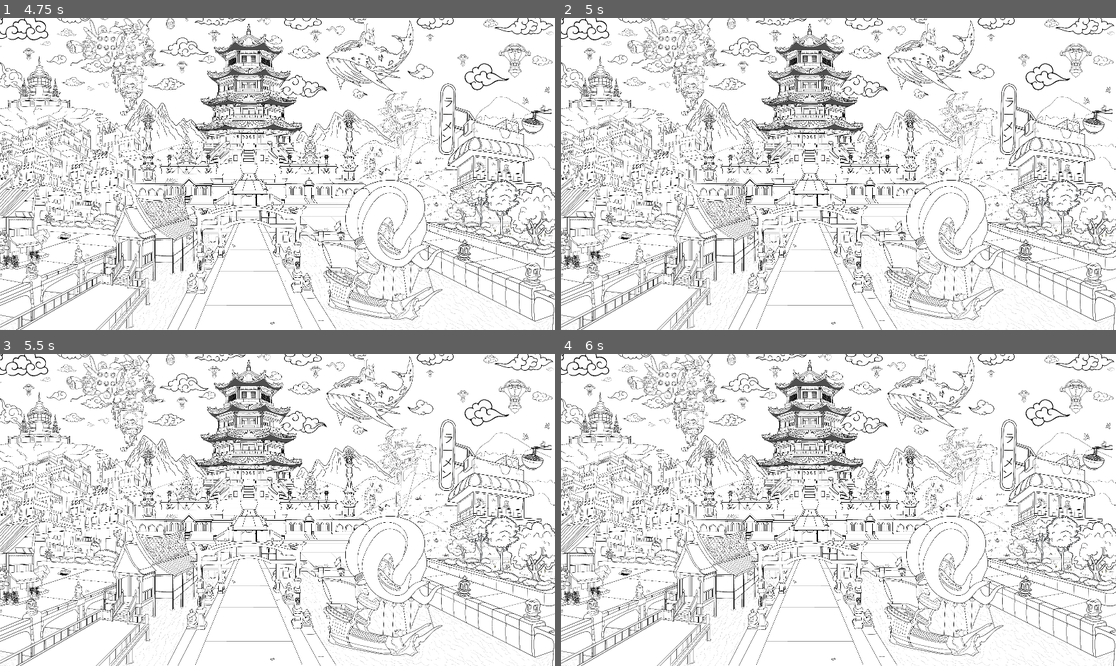
Above: before the commit, frames 1-4 (two rows, left to right).
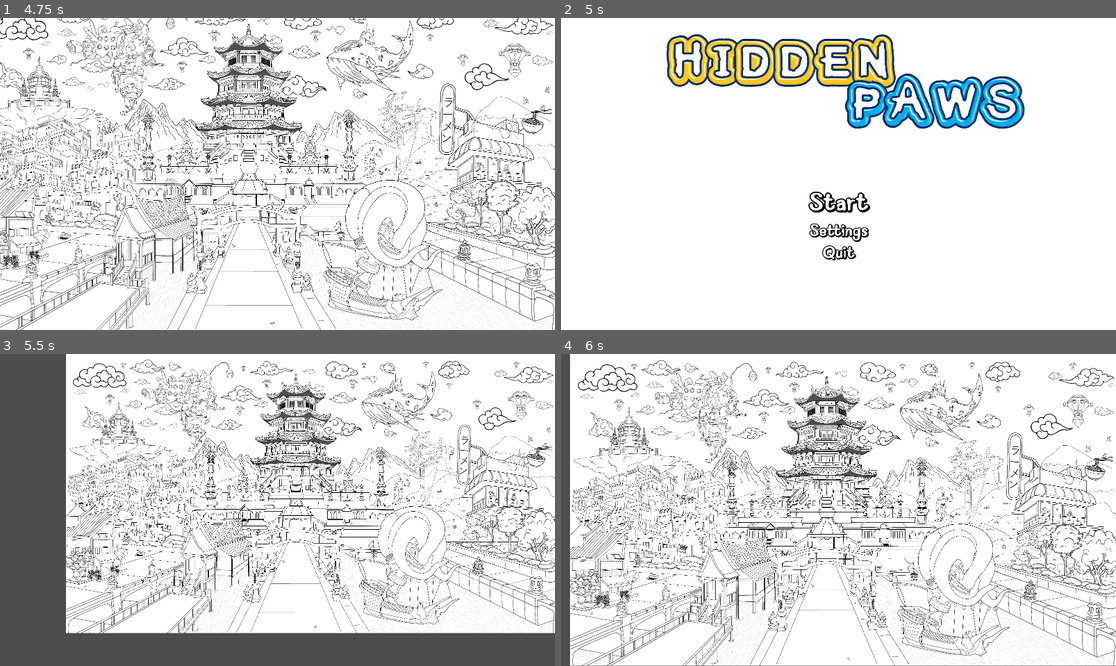
Above: after the commit, the same moments.

Repository: Wpan0n/_HiddenPaws_
Game: Godot game, scene res://scences/main_menu.tscn
Same seed, same stepped clock (60 frames per second), same inputs: the game is played once before the commit and once after it.
Inputs (mouse positions are in pixels of both pictures, inside the frame that each line leads up to):
- Up to frame 1 (4.75 s): click "Start" at 0.5 s; move the mouse to (399, 158) at 1.27 s; click (399, 158) at 1.42 s; drag from (166, 189) to (249, 236) at 2.02 s; move the mouse to (333, 105) at 2.77 s; click (333, 105) at 2.92 s; drag from (249, 236) to (111, 127) at 3.52 s; move the mouse to (444, 220) at 4.27 s; click (444, 220) at 4.42 s
- Up to frame 2 (5 s): tap Escape (Escape, bound only after the commit) at 4.9 s
- Up to frame 3 (5.5 s): click (277, 541) at 5 s, where only the run after the commit has a clickable "Start"
- Up to frame 4 (6 s): drag from (672, 463) to (755, 432) at 5.77 s

Frame 1 is identical in both runs. In frame 2, 26% of the frame differs, in the area x 0-100%, y 0-100%; in frame 3, 47%; in frame 4, 33%.

Commit message:
Added Esc function n something else idk

Diff:
--- /dev/null
+++ b/Scripts/BrightnessSlider.gd
@@ -0,0 +1,11 @@
+extends HSlider
+
+
+# Called when the node enters the scene tree for the first time.
+func _ready():
+	pass # Replace with function body.
+
+
+# Called every frame. 'delta' is the elapsed time since the previous frame.
+func _process(delta):
+	pass
--- a/Scripts/MainGame.gd
+++ b/Scripts/MainGame.gd
@@ -1,11 +1,12 @@
 extends Node2D
-
 
 # Called when the node enters the scene tree for the first time.
 func _ready():
-	pass # Replace with function body.
-
+	pass # Replace with function body if needed.
 
 # Called every frame. 'delta' is the elapsed time since the previous frame.
-func _process(delta):
-	pass
+func _process(delta: float) -> void:
+	# Check if the "Escape" key is just pressed
+	if Input.is_action_just_pressed("Escape"):
+		# Change the scene to the main menu
+		get_tree().change_scene_to_file("res://Scences/main_menu.tscn")
--- a/Scripts/options_menu.gd
+++ b/Scripts/options_menu.gd
@@ -86,3 +86,8 @@
 
 func _on_brightness_slider_value_changed(value):
 	GlobalWorldEnvironment.environment.adjustment_brightness = value
+
+	# Check if the "Escape" key is just pressed
+	if Input.is_action_just_pressed("Escape"):
+		# Change the scene to the main menu
+		get_tree().change_scene_to_file("res://Scences/main_menu.tscn")
--- /dev/null
+++ b/button_group_video.tres
@@ -0,0 +1,3 @@
+[gd_resource type="ButtonGroup" format=3 uid="uid://d2rqon4ux2cd7"]
+
+[resource]
--- a/project.godot
+++ b/project.godot
@@ -25,3 +25,11 @@
 window/size/viewport_width=1920
 window/size/viewport_height=1080
 mouse_cursor/custom_image="res://assets/pawcursor32.png"
+
+[input]
+
+Escape={
+"deadzone": 0.5,
+"events": [Object(InputEventKey,"resource_local_to_scene":false,"resource_name":"","device":0,"window_id":0,"alt_pressed":false,"shift_pressed":false,"ctrl_pressed":false,"meta_pressed":false,"pressed":false,"keycode":0,"physical_keycode":4194305,"key_label":0,"unicode":0,"echo":false,"script":null)
+]
+}
--- a/scences/MainGame.tscn
+++ b/scences/MainGame.tscn
@@ -1,9 +1,11 @@
-[gd_scene load_steps=3 format=3 uid="uid://da2icft4lvrpc"]
+[gd_scene load_steps=4 format=3 uid="uid://cfj3b1a4evng0"]
 
+[ext_resource type="Script" path="res://Scripts/MainGame.gd" id="1_8h63c"]
 [ext_resource type="Script" path="res://Scripts/Camera.gd" id="1_ei4ws"]
 [ext_resource type="Texture2D" uid="uid://bbmssowsvvlmt" path="res://assets/MainGame/HiddenPaws.png" id="1_j1k4u"]
 
 [node name="Main Game" type="Node2D"]
+script = ExtResource("1_8h63c")
 
 [node name="Camera2D" type="Camera2D" parent="."]
 zoom = Vector2(0.16, 0.16)
--- a/scences/options_menu.tscn
+++ b/scences/options_menu.tscn
@@ -6,6 +6,7 @@
 [ext_resource type="Script" path="res://Scripts/AudioOptions.gd" id="3_ssu5k"]
 [ext_resource type="Script" path="res://Scences/BrightnessSlider.gd" id="5_c25o4"]
 [ext_resource type="Theme" uid="uid://bbvq4quc60gam" path="res://assets/themes/Default_Theme.tres" id="5_ugnno"]
+[ext_resource type="ButtonGroup" uid="uid://d2rqon4ux2cd7" path="res://button_group_video.tres" id="7_twvdu"]
 
 [sub_resource type="SystemFont" id="SystemFont_vh322"]
 font_names = PackedStringArray("Impact")
@@ -115,7 +116,7 @@
 layout_mode = 2
 size_flags_vertical = 8
 min_value = 0.05
-max_value = 1.5
+max_value = 1.15
 step = 0.01
 value = 0.5
 tick_count = 15
@@ -177,15 +178,17 @@
 [node name="Fullscreen" type="CheckBox" parent="Checks"]
 layout_mode = 2
 theme = ExtResource("5_ugnno")
-button_pressed = true
+button_group = ExtResource("7_twvdu")
 
 [node name="Borderless" type="CheckBox" parent="Checks"]
 layout_mode = 2
 theme = ExtResource("5_ugnno")
+button_group = ExtResource("7_twvdu")
 
 [node name="Windowed" type="CheckBox" parent="Checks"]
 layout_mode = 2
 theme = ExtResource("5_ugnno")
+button_group = ExtResource("7_twvdu")
 
 [node name="VSync" type="CheckBox" parent="Checks"]
 layout_mode = 2
Not shown: 1 places in scences/main_menu.tscn that only renumber resources
Not shown: 1 places in scences/options_menu.tscn that only renumber resources
